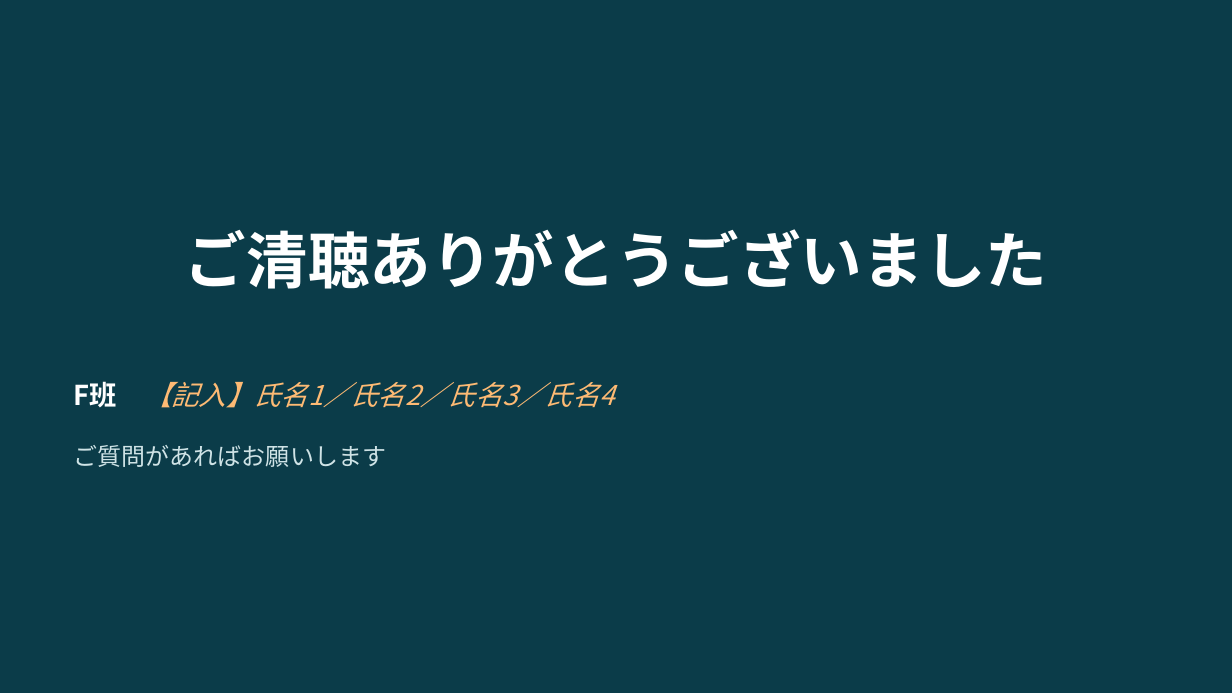
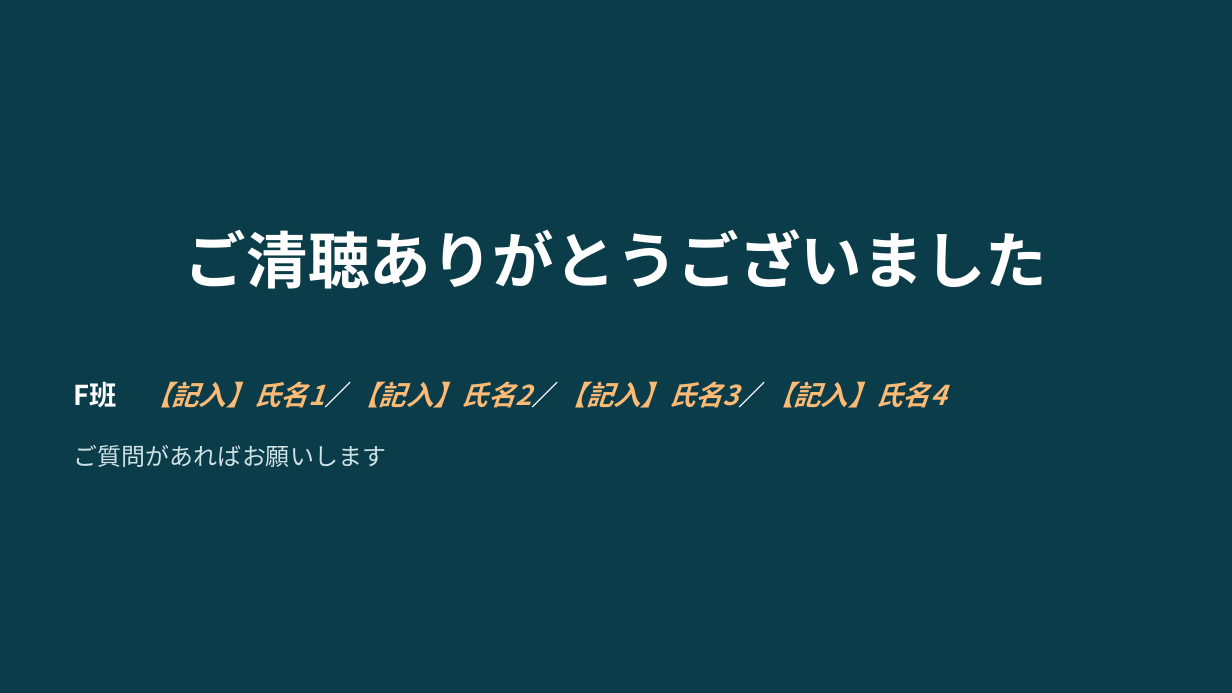
Before and after one commit to amasato1221/web_-application, a slide deck: slide 14 of 成果発表会資料_テンプレート.pptx. Drawn at 1232x693 pixels with LibreOffice and Linux fonts; fonts in the diff are those of the drawing. Boxes give left, top, right and bottom in pixels: in the first picture for what was removed or moved away, otherwise in the second. Text is boxed around its words. In the diff, an @@ line names an element or a change of style, - is before the commit and + after.

```diff
--- a/成果発表会資料_テンプレート.pptx
+++ b/成果発表会資料_テンプレート.pptx
@@ text at <box>74,381,946,408</box>: text changed; bold on @@
-F班 【記入】氏名1／氏名2／氏名3／氏名4
+F班 【記入】氏名1／【記入】氏名2／【記入】氏名3／【記入】氏名4
```
Also in this commit, not shown: 13 other slides changed, 10 other files.
